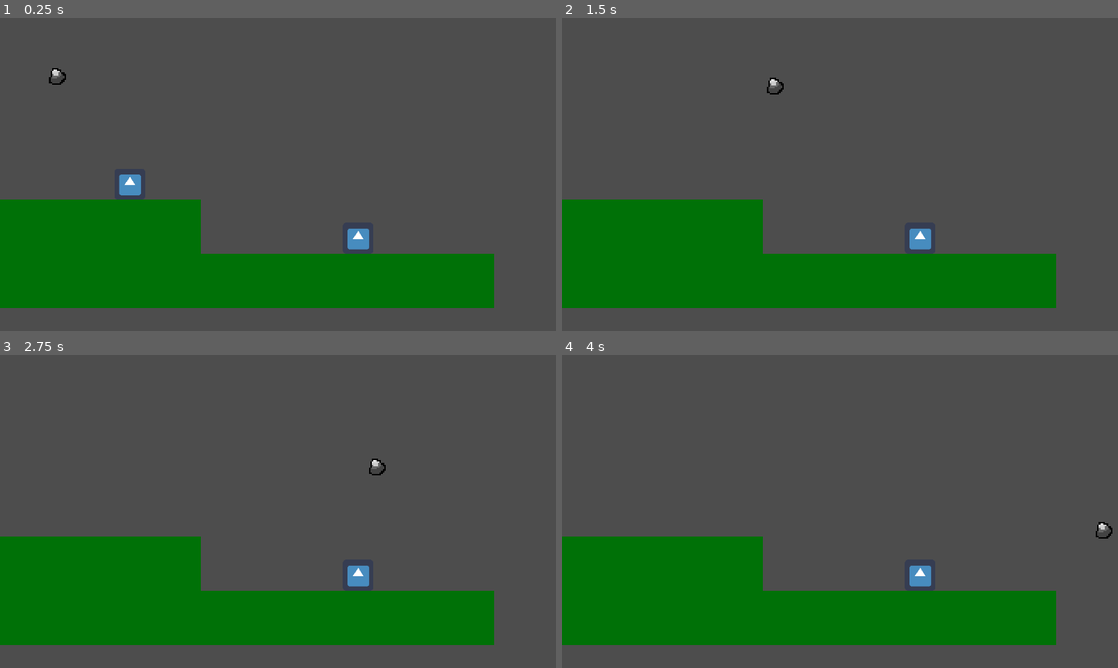
Above: before the commit, frames 1-4 (two rows, left to right).
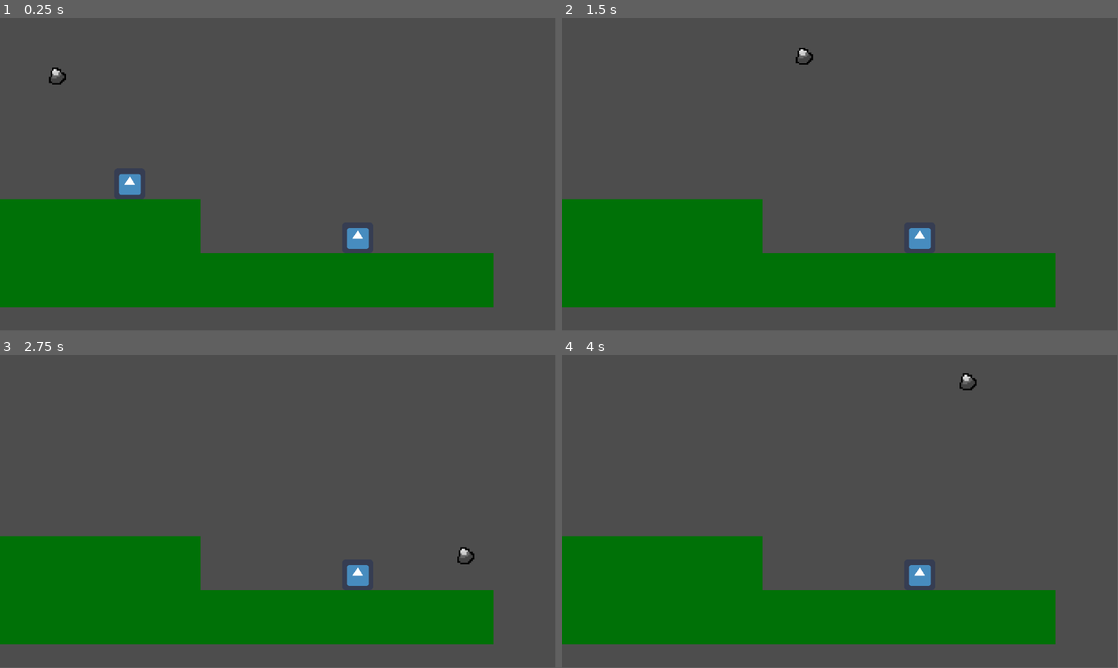
Above: after the commit, the same moments.

Repository: TheNerm/Winter_Game_Jam_23
Game: Godot game, scene res://DemoScene.tscn
The game is run twice, just before and just after one commit, with the same random seed, the same clock (stepped at 60 frames per second) and the same inputs. The engine's default icon, where the game draws it, is replaced by a stand-in: a white triangle on a blue panel in a dark square.
Inputs:
- Up to frame 1 (0.25 s): no input
- Up to frame 2 (1.5 s): no input
- Up to frame 3 (2.75 s): no input
- Up to frame 4 (4 s): no input
In our replay, the window is 800x450 before the commit and 799x449 after it. These sizes can differ from the game's own. Grey fills any space a smaller window leaves; there, only what the larger window draws over its background counts as a difference.

The runs differ from the first frame. In frame 1, 0.5% of the frame differs, in the area x 0-89%, y 15-93%; in frame 2, 0.7%; in frame 3, 0.7%; in frame 4, 0.7%, in the area x 0-99%, y 5-93%.

Commit message:
better parry mechanics and sounds

Diff:
--- a/DemoScene.tscn
+++ b/DemoScene.tscn
@@ -1,10 +1,11 @@
-[gd_scene load_steps=14 format=3 uid="uid://yums08axhcvl"]
+[gd_scene load_steps=15 format=3 uid="uid://yums08axhcvl"]
 
 [ext_resource type="Script" path="res://platformer_controller/platformer_controller.gd" id="1"]
 [ext_resource type="Texture2D" uid="uid://di5a1pv5iuup3" path="res://icon.png" id="2"]
 [ext_resource type="Texture2D" uid="uid://bxg4phiagrl3s" path="res://parryRing.png" id="3_e1i2t"]
 [ext_resource type="AudioStream" uid="uid://b6n3x0l2x32gi" path="res://shield-parry-smb.mp3" id="4_31jlg"]
 [ext_resource type="Script" path="res://stone.gd" id="4_eo6xm"]
+[ext_resource type="AudioStream" uid="uid://cgalw2jafehtt" path="res://parry_4.wav" id="5_3dopf"]
 [ext_resource type="Texture2D" uid="uid://bhpuvpj4lcaix" path="res://stone.png" id="5_gqejg"]
 
 [sub_resource type="RectangleShape2D" id="1"]
@@ -119,6 +120,9 @@
 [node name="parrySoundPlayer" type="AudioStreamPlayer2D" parent="player2"]
 stream = ExtResource("4_31jlg")
 
+[node name="parryReadySound" type="AudioStreamPlayer2D" parent="player2"]
+stream = ExtResource("5_3dopf")
+
 [node name="player1" type="CharacterBody2D" parent="." groups=["players"]]
 position = Vector2(269, 286)
 script = ExtResource("1")
@@ -159,6 +163,9 @@
 [node name="parrySoundPlayer" type="AudioStreamPlayer2D" parent="player1"]
 stream = ExtResource("4_31jlg")
 
+[node name="parryReadySound" type="AudioStreamPlayer2D" parent="player1"]
+stream = ExtResource("5_3dopf")
+
 [node name="stone" type="CharacterBody2D" parent="." groups=["stone"]]
 position = Vector2(55, 59)
 scale = Vector2(0.2, 0.2)
--- a/platformer_controller/platformer_controller.gd
+++ b/platformer_controller/platformer_controller.gd
@@ -86,6 +86,7 @@
 ## Pressing jump this many seconds before hitting the ground will still make you jump.
 ## Only neccessary when can_hold_jump is unchecked.
 @export var jump_buffer : float = 0.1
+var tempVelocity : Vector2
 
 
 # These will be calcualted automatically
@@ -120,6 +121,7 @@
 @onready var parrytimer = get_node("ParryTimer")
 @onready var cooldowntimer = get_node("CoolDownTimer")
 @onready var parrySoundPlayer = get_node("parrySoundPlayer")
+@onready var parryReadySound = get_node("parryReadySound")
 
 
 func _init():
@@ -164,13 +166,19 @@
 			cooldowntimer.start()
 			parrybox.disabled=false
 			parrypng.visible=true
-			parrySoundPlayer.play()
+			parryReadySound.play()
 			parrytimer.start()
+			default_gravity=0;
+			tempVelocity = velocity
+			velocity=Vector2(0,0);
+
 
 
 func _on_parry_timer_timeout() -> void:
 	parrybox.disabled=true
 	parrypng.visible=false
+	default_gravity = calculate_gravity(max_jump_height, jump_duration)
+	velocity = tempVelocity
 
 
 func _physics_process(delta):
@@ -348,3 +356,4 @@
 			queue_free()
 		else:
 			cooldowntimer.stop()
+			parrySoundPlayer.play()
--- a/project.godot
+++ b/project.godot
@@ -14,10 +14,6 @@
 run/main_scene="res://DemoScene.tscn"
 config/features=PackedStringArray("4.2", "GL Compatibility")
 config/icon="res://icon.svg"
-
-[display]
-
-window/stretch/mode="canvas_items"
 
 [input]
 
@@ -39,6 +35,12 @@
 , Object(InputEventJoypadMotion,"resource_local_to_scene":false,"resource_name":"","device":0,"axis":0,"axis_value":-1.0,"script":null)
 ]
 }
+P2parry={
+"deadzone": 0.5,
+"events": [Object(InputEventJoypadButton,"resource_local_to_scene":false,"resource_name":"","device":0,"button_index":0,"pressure":0.0,"pressed":false,"script":null)
+, Object(InputEventKey,"resource_local_to_scene":false,"resource_name":"","device":-1,"window_id":0,"alt_pressed":false,"shift_pressed":false,"ctrl_pressed":false,"meta_pressed":false,"pressed":false,"keycode":0,"physical_keycode":4194322,"key_label":0,"unicode":0,"echo":false,"script":null)
+]
+}
 P1jump={
 "deadzone": 0.5,
 "events": [Object(InputEventKey,"resource_local_to_scene":false,"resource_name":"","device":-1,"window_id":0,"alt_pressed":false,"shift_pressed":false,"ctrl_pressed":false,"meta_pressed":false,"pressed":false,"keycode":0,"physical_keycode":87,"key_label":0,"unicode":119,"echo":false,"script":null)
@@ -57,12 +59,6 @@
 , Object(InputEventJoypadMotion,"resource_local_to_scene":false,"resource_name":"","device":1,"axis":0,"axis_value":-1.0,"script":null)
 ]
 }
-P2parry={
-"deadzone": 0.5,
-"events": [Object(InputEventJoypadButton,"resource_local_to_scene":false,"resource_name":"","device":0,"button_index":0,"pressure":0.0,"pressed":false,"script":null)
-, Object(InputEventKey,"resource_local_to_scene":false,"resource_name":"","device":-1,"window_id":0,"alt_pressed":false,"shift_pressed":false,"ctrl_pressed":false,"meta_pressed":false,"pressed":false,"keycode":0,"physical_keycode":4194322,"key_label":0,"unicode":0,"echo":false,"script":null)
-]
-}
 P1parry={
 "deadzone": 0.5,
 "events": [Object(InputEventKey,"resource_local_to_scene":false,"resource_name":"","device":-1,"window_id":0,"alt_pressed":false,"shift_pressed":false,"ctrl_pressed":false,"meta_pressed":false,"pressed":false,"keycode":0,"physical_keycode":83,"key_label":0,"unicode":115,"echo":false,"script":null)
--- a/stone.gd
+++ b/stone.gd
@@ -11,10 +11,10 @@
 
 func _on_area_2d_area_entered(area):
 	if(area.is_in_group("players")):
-		velocity.x *= 1.1
-		velocity.y *= 1.1
+		velocity.x *= 1.5
+		velocity.y *= 1.5
 
 func _on_hurtbox_body_entered(body):
 	if(body.is_in_group("players")):
-		velocity.x *= 1.1
-		velocity.y *= 1.1
+		velocity.x *= 1.5
+		velocity.y *= 1.5
Not shown, added: parry_4.wav.import
Not shown, added: parry_4.wav
